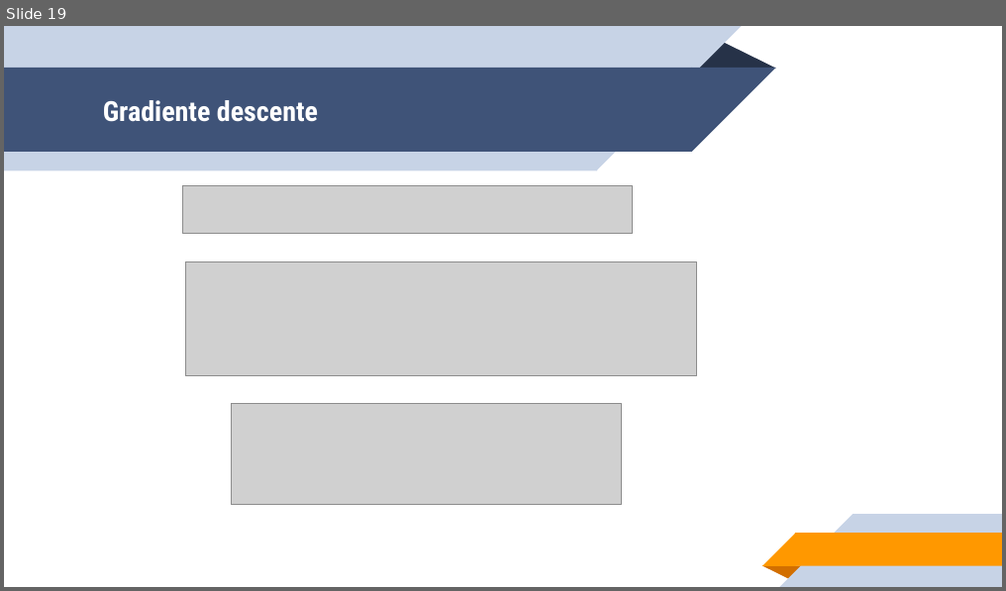
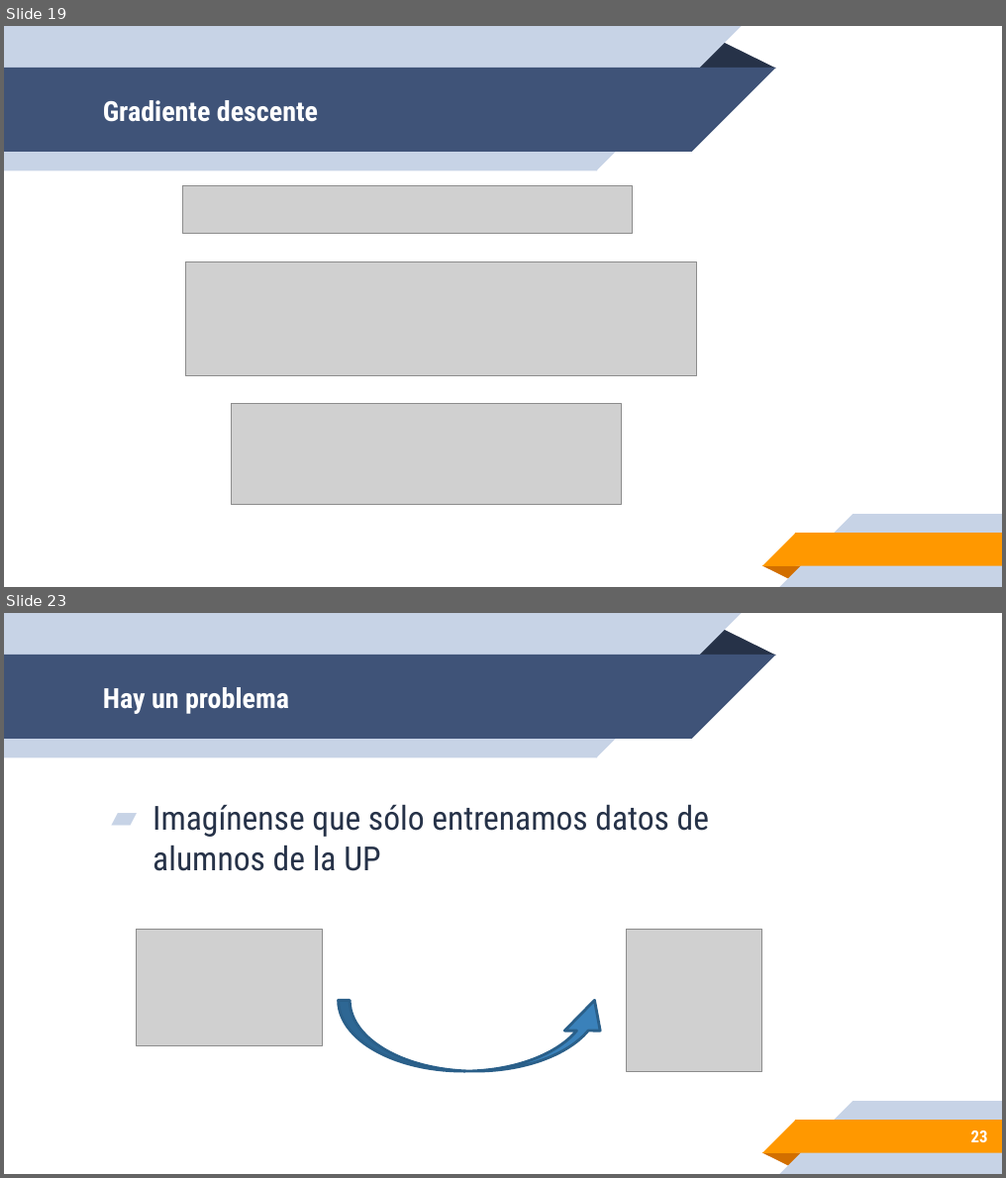
Before and after one commit to leonpalafox/aiclase, a slide deck: Slides/UPAI2019_15.pptx. Shown one above the other, each under a label of ours: slide 19 before the commit, slides 19 and 23 after it; the slides between them are not shown. The pictures are 1006x591 and 1006x1178 pixels, drawn with LibreOffice and Linux fonts; fonts in the diff are those of the drawing; grey boxes stand for pictures; background and template pictures are left out. Boxes give left, top, right and bottom in pixels: in the first picture for what was removed or moved away, otherwise in the second. Text is boxed around its words. In the diff, an @@ line names an element or a change of style, - is before the commit and + after.

```diff
--- a/Slides/UPAI2019_15.pptx
+++ b/Slides/UPAI2019_15.pptx
@@ slide 23 added at <box>4,613,1002,1174</box>, background #FFFFFF; not listed: 10 template elements that a slide beside it also shows @@
@@ title added at <box>103,687,289,714</box>, 20 pt, text #FFFFFF, bold @@
+Hay un problema
@@ text added at <box>152,804,709,871</box>, 24 pt, text #263248 @@
+▰ Imagínense que sólo entrenamos datos de alumnos de la UP
@@ picture added at <box>136,930,323,1046</box> @@
@@ picture added at <box>627,930,762,1071</box> @@
@@ curved down arrow added at <box>339,1000,613,1071</box>, fill #3A81BA, outline #2B5F8A 2 pt @@
@@ page number added at <box>971,1131,988,1143</box>, 12 pt, text #FFFFFF, bold @@
+23
```
Also in this commit, not shown: 14 other slides added, 1 slide removed.
